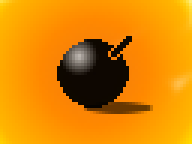
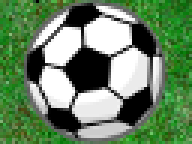
Layers edited between the first and the second 192px x 144px image:
added layer "Transformation" above "ombre" over [21, 0, 168, 144]
hid "ombre" over [84, 102, 153, 114]
hid "lumière" over [57, 36, 132, 108]
hid "bomb", painted on it over [0, 0, 192, 111]
removed layer "Arrière-plan" over [0, 0, 192, 144]
added layer "000_grass.png" over [0, 0, 192, 144]
